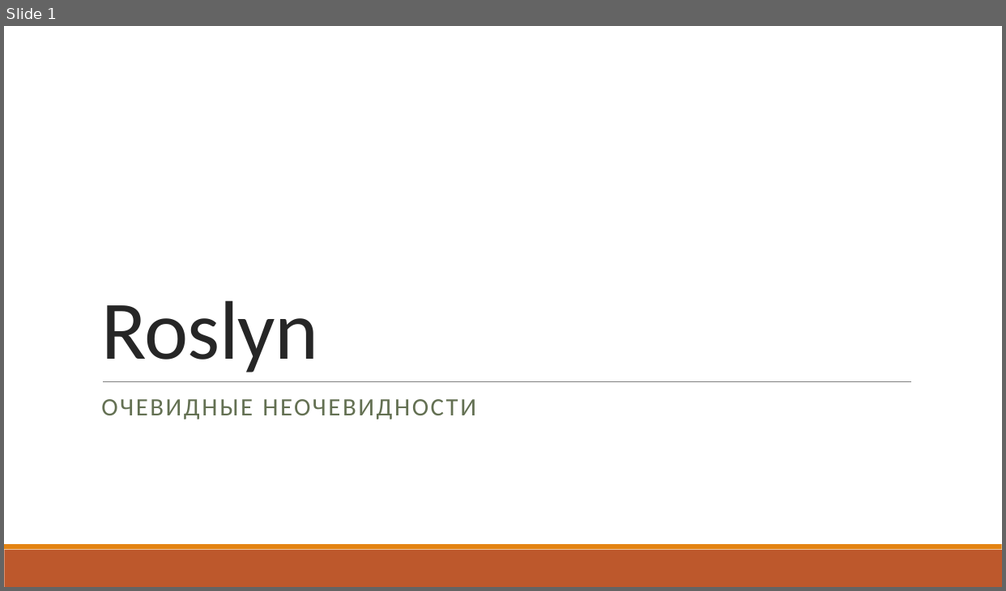
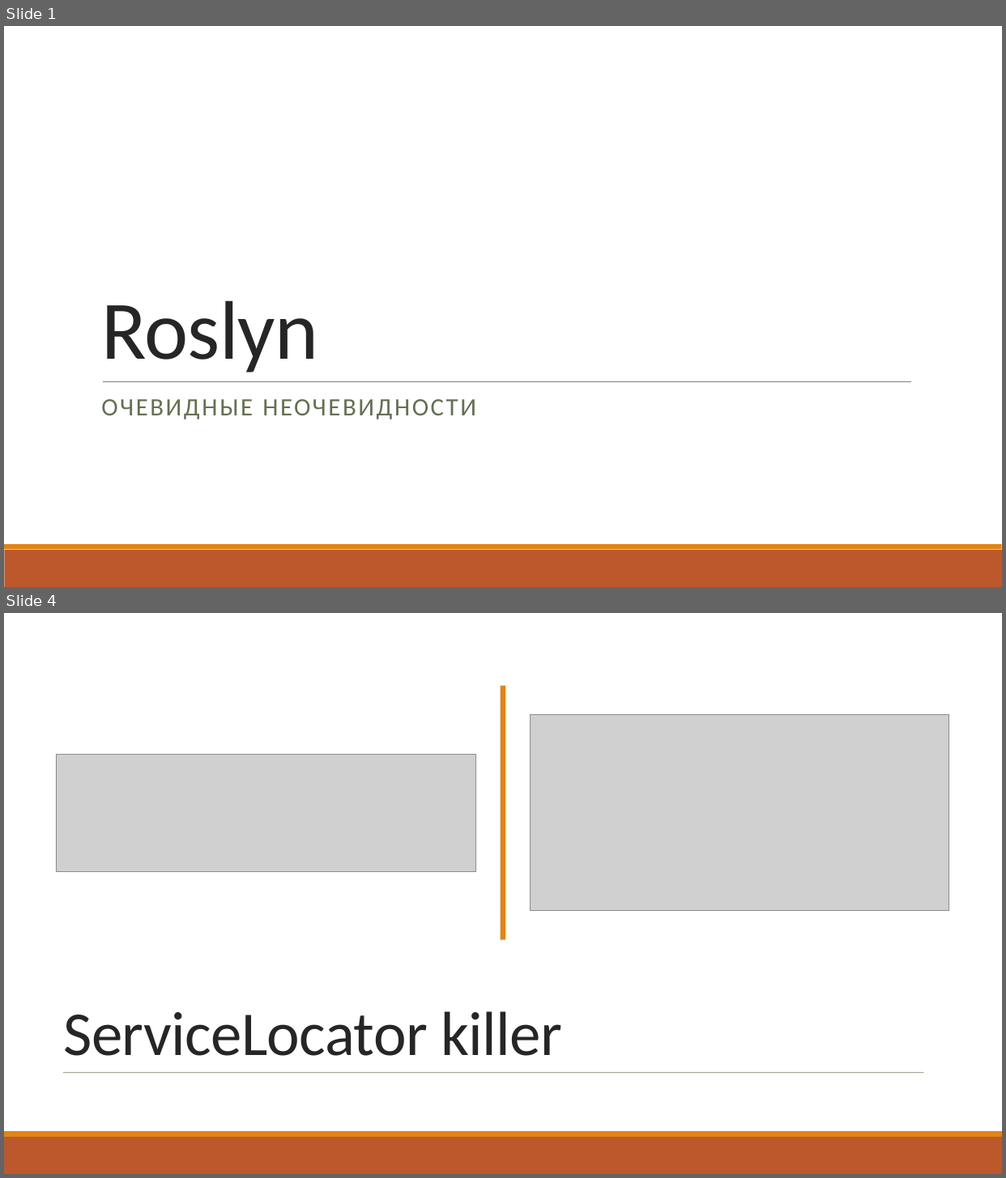
Before and after one commit to kugushev/presentations, a slide deck: P.pptx. Shown one above the other, each under a label of ours: slide 1 before the commit, slides 1 and 4 after it; the slides between them are not shown. The pictures are 1006x591 and 1006x1178 pixels, drawn with LibreOffice and Linux fonts; fonts in the diff are those of the drawing; grey boxes stand for pictures. Boxes give left, top, right and bottom in pixels: in the first picture for what was removed or moved away, otherwise in the second. Text is boxed around its words. In the diff, an @@ line names an element or a change of style, - is before the commit and + after.

```diff
--- a/P.pptx
+++ b/P.pptx
@@ slide 4 added at [4, 613, 1002, 1174], background #FFFFFF @@
@@ rectangle added at [4, 613, 1002, 1174], fill #FFFFFF @@
@@ rectangle added at [4, 613, 1002, 1131], fill #FFFFFF @@
@@ rectangle added at [501, 686, 505, 940], fill #E48312 @@
@@ picture added at [530, 715, 949, 911] @@
@@ picture added at [56, 754, 475, 871] @@
@@ title added at [63, 1012, 562, 1056], 60 pt, text #262626 @@
+ServiceLocator killer
@@ line added from (63, 1072) to (924, 1072), #637052 0.5 pt @@
@@ rectangle added at [4, 1137, 1002, 1174], fill #BD582C @@
@@ rectangle added at [4, 1131, 1002, 1137], fill #E48312 @@
```
Also in this commit, not shown: 20 other slides added, 2 slides removed, 12 other files.
